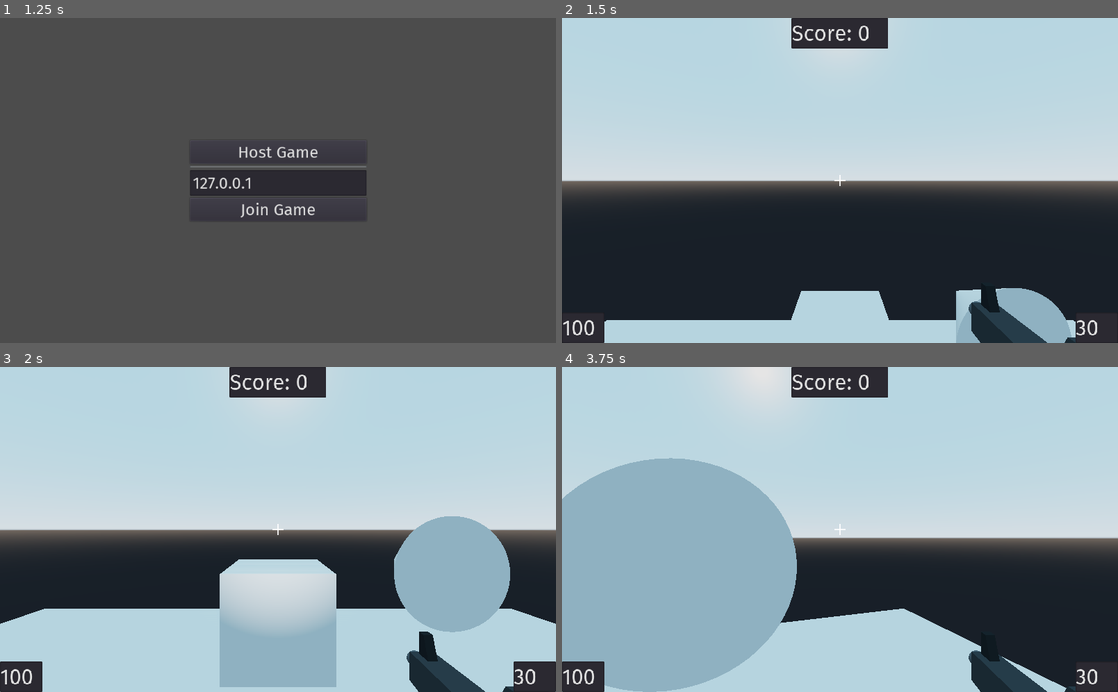
Above: before the commit, frames 1-4 (two rows, left to right).
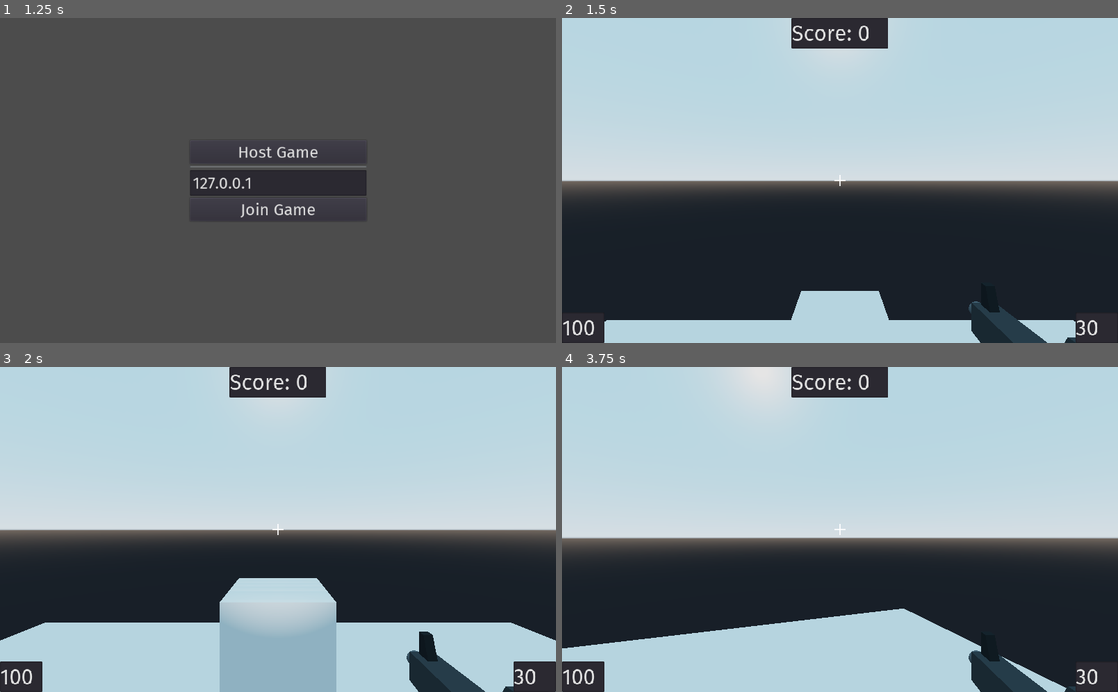
Above: after the commit, the same moments.

Repository: Linko-3D/Godot-Simple-Multiplayer-FPS
Game: Godot game, scene res://scenes/Lobby.tscn
Same seed, same stepped clock (60 frames per second), same inputs: the game is played once before the commit and once after it.
Inputs (mouse positions are in pixels of both pictures, inside the frame that each line leads up to):
- Up to frame 1 (1.25 s): tap Enter (ui_accept) at 0.5, 0.77 s; move the mouse to (400, 164) at 0.52 s; press the mouse at (400, 164) at 0.53 s; hold D (right) from 0.53 s (still down)
- Up to frame 2 (1.5 s): release D (right) at 1.25 s; release the mouse at (962, 164) at 1.25 s; click "Host Game" at 1.25 s
- Up to frame 3 (2 s): no input
- Up to frame 4 (3.75 s): move the mouse to (728, 545) at 2.02 s; hold S (backward) 2.03-2.78 s; tap F (flashlight) at 2.1 s; tap Enter (ui_accept) at 2.27 s; click (728, 545) at 2.3 s; move the mouse to (851, 523) at 2.77 s; press the mouse at (851, 523) at 2.78 s; hold W (forward) from 2.78 s (still down); move the mouse to (834, 536) at 3.52 s; release the mouse at (834, 536) at 3.53 s; tap Shift (sprint) at 3.6 s

Frame 1 is identical in both runs. In frame 2, 1.8% of the frame differs, in the area x 70-92%, y 83-100%; in frame 3, 10%; in frame 4, 25%, in the area x 0-43%, y 27-100%.
Error before the commit: Error setting property 'transform' with value of type Nil. (res://scripts/Enemy.gd:16)

Commit message:
tweak

Diff:
--- a/scenes/AmmoPack.tscn
+++ b/scenes/AmmoPack.tscn
@@ -21,7 +21,7 @@
 shape = SubResource( 2 )
 
 [node name="Timer" type="Timer" parent="."]
-wait_time = 10.0
+wait_time = 8.0
 one_shot = true
 [connection signal="body_entered" from="." to="." method="_on_AmmoPack_body_entered"]
 [connection signal="timeout" from="Timer" to="." method="_on_Timer_timeout"]
--- a/scripts/AmmoPack.gd
+++ b/scripts/AmmoPack.gd
@@ -12,7 +12,7 @@
 	else:
 		picked = puppet_picked
 
-	rotate_y(-0.025)
+	rotate_y(-0.05)
 
 	if picked:
 		visible = false
--- a/scripts/Enemy.gd
+++ b/scripts/Enemy.gd
@@ -1,16 +1,34 @@
 extends KinematicBody
 
-puppet var puppet_transform
+puppet var puppet_transform = transform
+puppet var puppet_visibility = true
+puppet var puppet_collision = false
+
+var agro = 999
+var target = null
+
+var health = 100
 
 func _ready():
 	set_network_master(1)
 
 func _process(delta):
 	if is_network_master():
+		if health <= 0:
+			visible = false
+			$CollisionShape.disabled = true
+
 		if get_tree().get_nodes_in_group("Player"):
 			var player = get_tree().get_nodes_in_group("Player")[0]
-			print(player.global_transform.origin)
+
 			look_at(player.global_transform.origin, Vector3.UP)
 		rset_unreliable("puppet_transform", transform)
+		rset_unreliable("puppet_visibility", visible)
+		rset_unreliable("puppet_collision", $CollisionShape.disabled)
 	else:
 		transform = puppet_transform
+		visible = puppet_visibility
+		$CollisionShape.disabled = puppet_collision
+
+remotesync func damaged(amount):
+	health -= amount
--- a/scripts/MediPack.gd
+++ b/scripts/MediPack.gd
@@ -1,6 +1,8 @@
 extends Area
 
 var picked = false
+
+puppet var puppet_transform = transform
 puppet var puppet_picked = false
 
 func _ready():
@@ -8,8 +10,11 @@
 
 func _process(delta):
 	if is_network_master():
+		rotate_y(0.05)
+		rset("puppet_transform", transform)
 		rset("puppet_picked", picked)
 	else:
+		transform = puppet_transform
 		picked = puppet_picked
 
 	if picked:
--- a/scripts/Player.gd
+++ b/scripts/Player.gd
@@ -119,7 +119,7 @@
 					rpc("impact", $Camera/RayCast.get_collision_point(), target.has_method("damaged") )
 
 					if target.has_method("damaged"):
-						target.rpc("damaged")
+						target.rpc("damaged", 25)
 						if target.health == 0:
 							rpc("scored")
 		Input.set_mouse_mode(Input.MOUSE_MODE_CAPTURED)
@@ -169,8 +169,8 @@
 	health = 100
 	global_transform = get_tree().get_root().find_node("Spawn", true, false). global_transform
 
-remotesync func damaged():
-	health -= 25
+remotesync func damaged(amount):
+	health -= amount
 
 
 func _on_FireRate_timeout():
